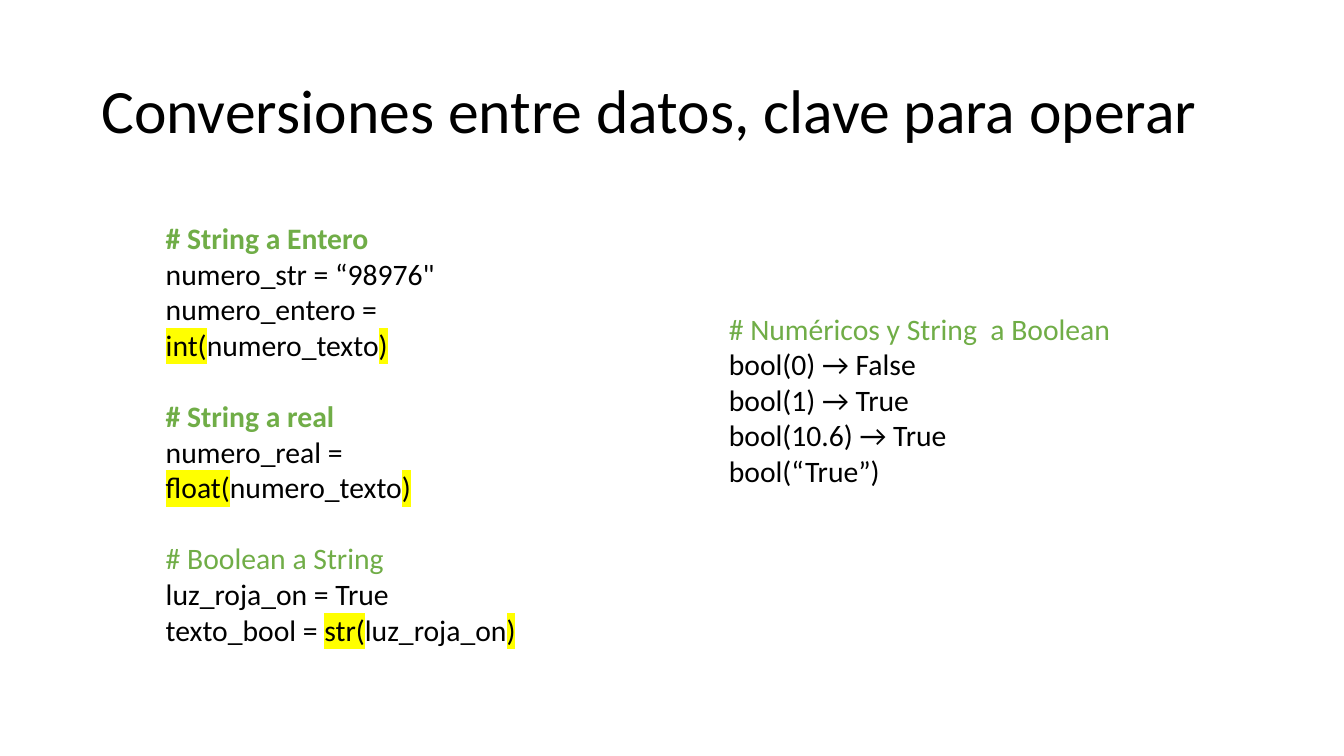
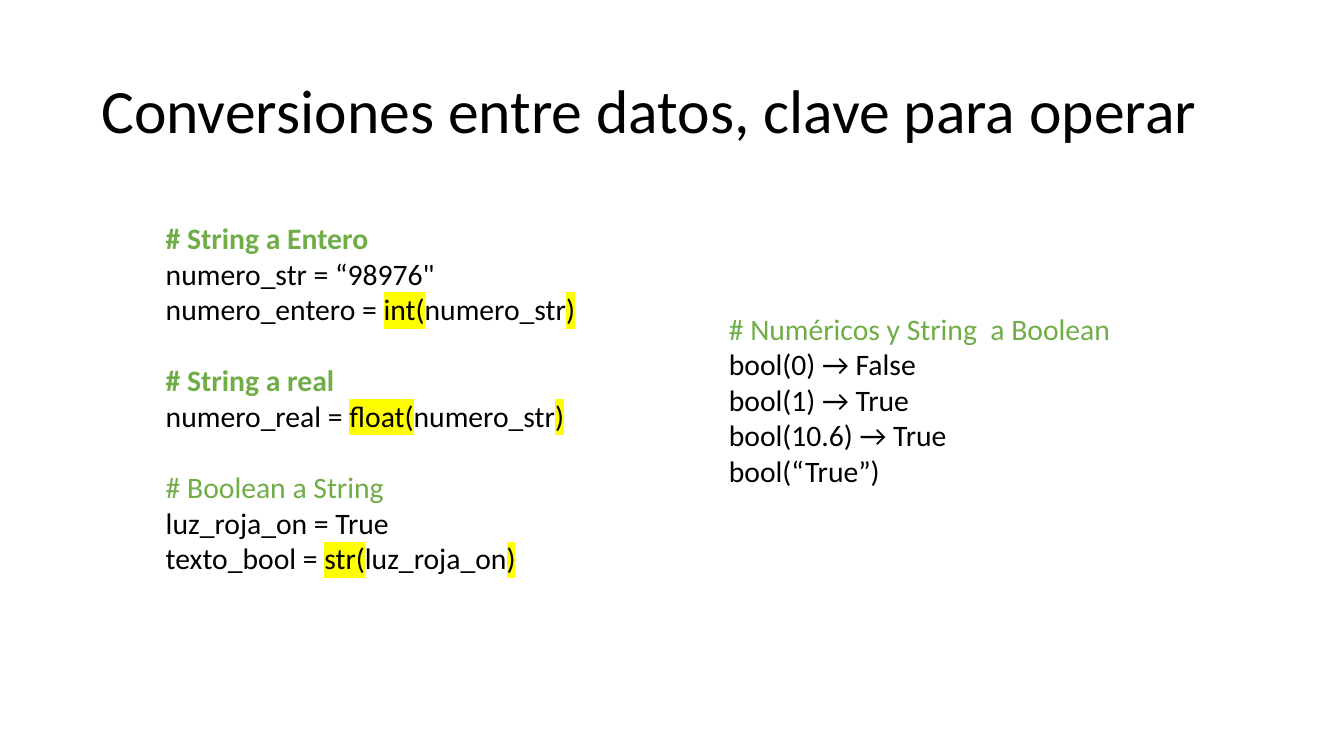
Before and after one commit to CesarLopez-Profe/Fundamentos_Python, a slide deck: slide 7 of Slides/2_Estruc_Ctrl_Condic.pptx. Drawn at 1344x756 pixels with LibreOffice and Linux fonts; fonts in the diff are those of the drawing; background and template pictures are left out. Boxes give left, top, right and bottom in pixels: in the first picture for what was removed or moved away, otherwise in the second. Text is boxed around its words. In the diff, an @@ line names an element or a change of style, - is before the commit and + after.

```diff
--- a/Slides/2_Estruc_Ctrl_Condic.pptx
+++ b/Slides/2_Estruc_Ctrl_Condic.pptx
@@ text at (x1=166, y1=296, x2=575, y2=328): text changed @@
-numero_entero = int(numero_texto)
+numero_entero = int(numero_str)
@@ text at (x1=166, y1=402, x2=564, y2=434): text changed @@
-numero_real = float(numero_texto)
+numero_real = float(numero_str)
```
Also in this commit, not shown: 1 other file.
